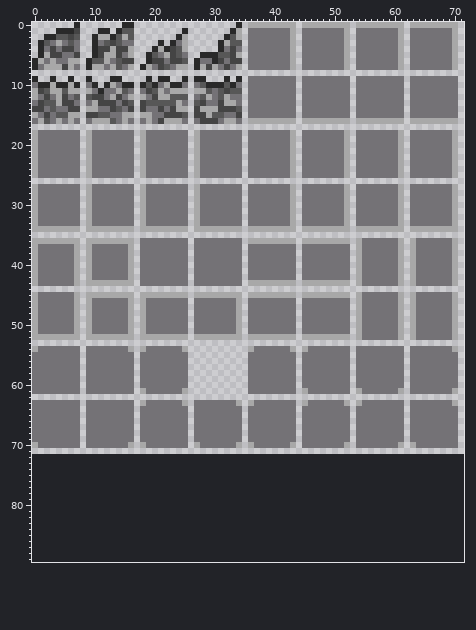
Pixel-art file: assets/sprites/tiles/stone.aseprite. The picture above is the old version.
72x72 pixels, 1 frame. The old version is drawn lined up with the new one, on the new canvas.
And afterwards:
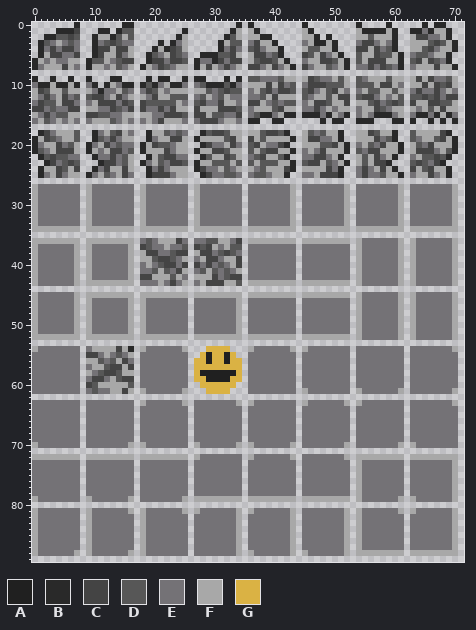
Palette (. is transparent): A #202020  B #292929  C #444444  D #575757  E #747276  F #a8a8a8  G #dab244
Log entry: many more rok n stones
Change:
canvas 72x72 -> 72x90
Changed rows in their new state; - is an unchanged pixel.
first column x 0:
 0 ------------------------------------B.......-B.......-B....B..-..B.BB..
 1 ------------------------------------FB......-FB......-FBBBBFB.-BB-BFFB.
 2 ------------------------------------FFBB....-FFB.B...-FFDFFFB.-FCC--FB.
 3 -------------------------------------CFFB...--FBBFB..--CC-F-B.-FFFDCDFB
 4 ------------------------------------DC-FFB..-FDDFFB..-CCFC-DB.-FFDC-FFB
 5 ------------------------------------FCC-DB..-CDFC-FB.-DFFCDDFB--DD-FFB.
 6 ------------------------------------FDCCDFB.--FFCCDFB-DFCCCFFB-DCFCD-B.
 7 ------------------------------------CC-FC-FB-C-FFD-FB---C-CD-B--FFFCFFB
 9 ------------------------------------DD---DFF-FCD--FDF-D-FFFDFF-FCFC--DF
10 ------------------------------------FFFCFC-D--CCCDDDF-DDDFCCF--FFCFCDCF
11 -------------------------------------FDC-CCD-DC-FDCF---FDDFFDF--C--C-F-
12 --------------------------------------DFCFFF-D-FFDFCC-DCC-F-FD-DDCDC-CC
13 ------------------------------------CCF-D-DD--FCCDFFC-FFDC-DCD-CFFCCDDF
14 -------------------------------------FFFDCFF---C-F-FF--FFCD-FF-F-FDFCFF
15 -------------------------------------DBB-FBB-BBB-BF-B--F-BBB-F--BB-BFB-
16 ------------------------------------BB..BB..-...B.BB.-BBB...BB-B..B.B.B
18 .BC-FFFD-.B-FDCF--.BFFD-D--.BDCCDFF-FFDCCDB.-FD-DFFB.-FFCDFFB.-DFFFFCB.
19 BFCD-FFD-.BD-C-FF-.B-FFCCF-BFFFFDCF-CFDFFFFB-FCC--FB.-FFFC-DB.-D-FFDCFB
20 B-FFC-DF-B-FC-D---BFCDD-FF-.BC--FC--DCF--CB.-FFFDDCFB--FD-CFFB-FD-CFFFB
21 BD-FCCCF-BF-FCC-D-BFFFC-FF-BFFCCDFF-DFDCCFFB--F-CFFFB-D-CCFFFB-FCCC-FDB
22 .BDCDD---.B--C-DF-.BFDCC---.BDFFCDF--DCFFDB.---CC-FB.-FDFC-FB.--FDDCDB.
23 ..BC-DCD-..BCC-DF-B-FD-CCD-BFFDDDFD-DFDDDFFB-DCCFD-FB-FDFCCB..-DCD-CB..
24 .BFFCDFC-.B-CFFCF-.B-C-FFF-BC--FD-F-F-DFFFCB-FFFFC-B.--C-FCFB.-CFDCFFB.
25 .B-FC-FF-B-FD-FC--.BCCC-FF-.BC--DD---DD-FFB.---FCCCB.--C--DFFB--FFC-FB.
first column x 18:
36 -D-FFFC----DDFF-C
37 CD--F--D-CDCF-FDD
38 FCC--DCC-FCC-DCD-
39 FFDCCD-F--FCC-FFC
40 -F-DCC-C-C-C-D-FC
41 --DFD-CF--DFD-D-F
42 CCFFFDF--FFFC-DCC
43 ---F-C-F--FCCCFFD
first column x 9:
54 -FFFFCFB------------GGGG--
55 CC-F-D-F-----------GAGGAG-
56 FFD-DFC-----------GGAGGAGG
57 -FFDCCFC----------GGGGGGGG
58 F-DCCDFF----------GAAAAAAG
59 -CC-FDCC----------GGAAAAGG
60 CDFFFFFD-----------GGGGGG-
61 -D--FFCF------------GGGG--
first column x 0:
72 FFFFFFFF-FFFFFFFF-FFFFFFFF-FEEEEEEE-FEEEEEEF-EEEEEEEF-FFFFFFFF-FFFFFFFF
73 EEEEEEEE-EEEEEEEE-EEEEEEEE-EEEEEEEE-EEEEEEEE-EEEEEEEE-FEEEEEEE-EEEEEEEF
74 EEEEEEEE-EEEEEEEE-EEEEEEEE-EEEEEEEE-EEEEEEEE-EEEEEEEE-FEEEEEEE-EEEEEEEF
75 EEEEEEEE-EEEEEEEE-EEEEEEEE-EEEEEEEE-EEEEEEEE-EEEEEEEE-FEEEEEEE-EEEEEEEF
76 EEEEEEEE-EEEEEEEE-EEEEEEEE-EEEEEEEE-EEEEEEEE-EEEEEEEE-FEEEEEEE-EEEEEEEF
77 EEEEEEEE-EEEEEEEE-EEEEEEEE-EEEEEEEE-EEEEEEEE-EEEEEEEE-FEEEEEEE-EEEEEEEF
78 EEEEEEEE-EEEEEEEE-EEEEEEEE-EEEEEEEE-EEEEEEEE-EEEEEEEE-FEEEEEEE-EEEEEEEF
79 FEEEEEEE-FEEEEEEF-EEEEEEEF-FFFFFFFF-FFFFFFFF-FFFFFFFF-FEEEEEEF-FEEEEEEF
81 FEEEEEEE-FEEEEEEF-FEEEEEEF-FEEEEEEF-FEEEEEEF-EEEEEEEF-FEEEEEEF-FEEEEEEF
82 FEEEEEEE-FEEEEEEE-FEEEEEEE-EEEEEEEF-EEEEEEEF-EEEEEEEF-FEEEEEEE-EEEEEEEF
83 FEEEEEEE-FEEEEEEE-FEEEEEEE-EEEEEEEF-EEEEEEEF-EEEEEEEF-FEEEEEEE-EEEEEEEF
84 FEEEEEEE-FEEEEEEE-FEEEEEEE-EEEEEEEF-EEEEEEEF-EEEEEEEF-FEEEEEEE-EEEEEEEF
85 FEEEEEEE-FEEEEEEE-FEEEEEEE-EEEEEEEF-EEEEEEEF-EEEEEEEF-FEEEEEEE-EEEEEEEF
86 FEEEEEEE-FEEEEEEE-FEEEEEEE-EEEEEEEF-EEEEEEEF-EEEEEEEF-FEEEEEEE-EEEEEEEF
87 FEEEEEEE-FEEEEEEE-FEEEEEEE-EEEEEEEF-EEEEEEEF-EEEEEEEF-FEEEEEEE-EEEEEEEF
88 FEEEEEEF-FEEEEEEF-FEEEEEEE-EEEEEEEF-FEEEEEEF-FEEEEEEF-FFFFFFFF-FFFFFFFF
